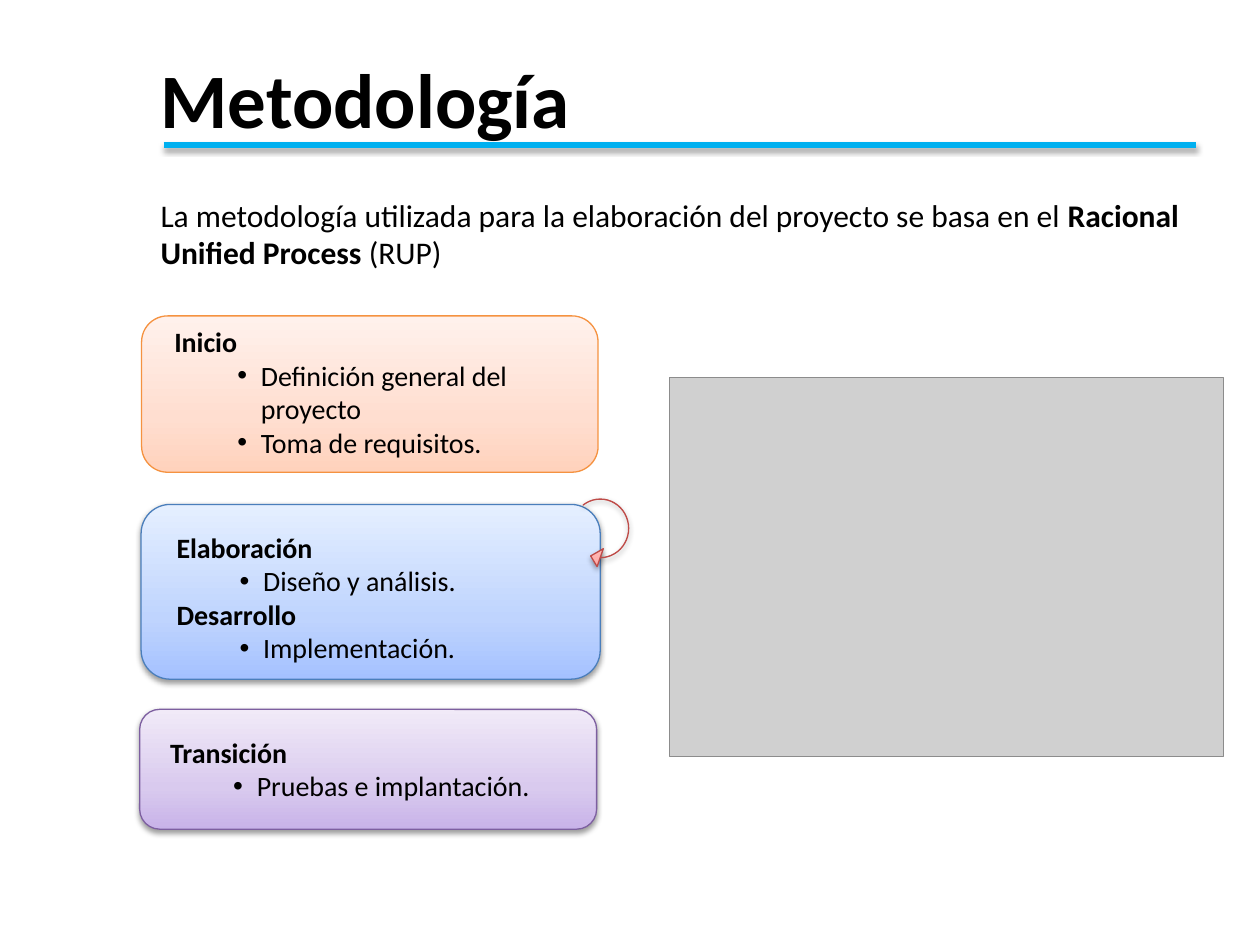
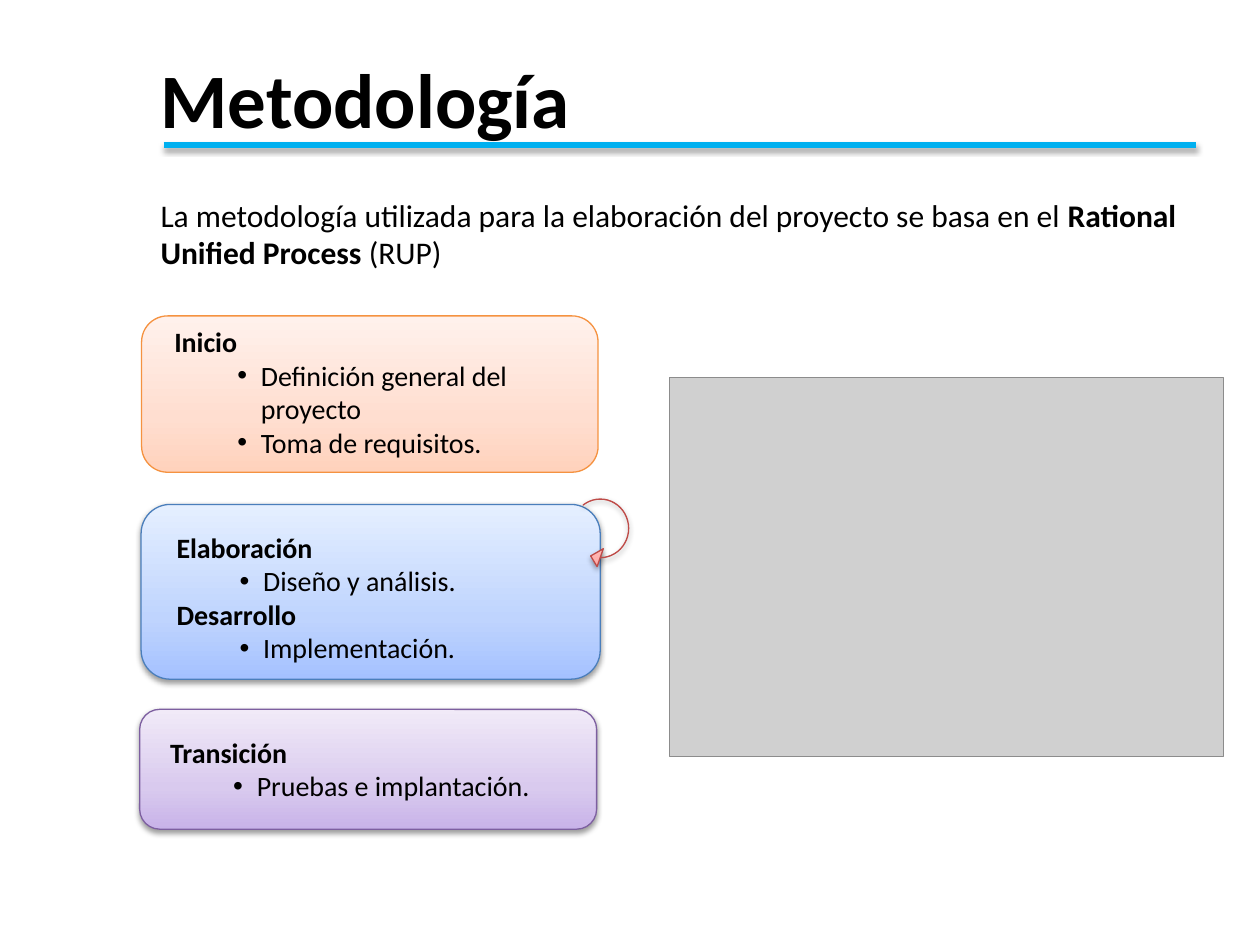
Before and after one commit to kodorniz/jUCAbox_PFC, a slide deck: slide 8 of doc/Presentacion jucabox v2.pptx. Drawn at 1260x945 pixels with LibreOffice and Linux fonts; fonts in the diff are those of the drawing; grey boxes stand for pictures; background and template pictures are left out. Boxes give left, top, right and bottom in pixels: in the first picture for what was removed or moved away, otherwise in the second. Text is boxed around its words. In the diff, an @@ line names an element or a change of style, - is before the commit and + after.

```diff
--- a/doc/Presentacion jucabox v2.pptx
+++ b/doc/Presentacion jucabox v2.pptx
@@ text at (161, 205, 1176, 268): text changed @@
-La metodología utilizada para la elaboración del proyecto se basa en el Racional Unified Process (RUP)
+La metodología utilizada para la elaboración del proyecto se basa en el Rational Unified Process (RUP)
```
Also in this commit, not shown: 7 other slides changed, 4 other files.
